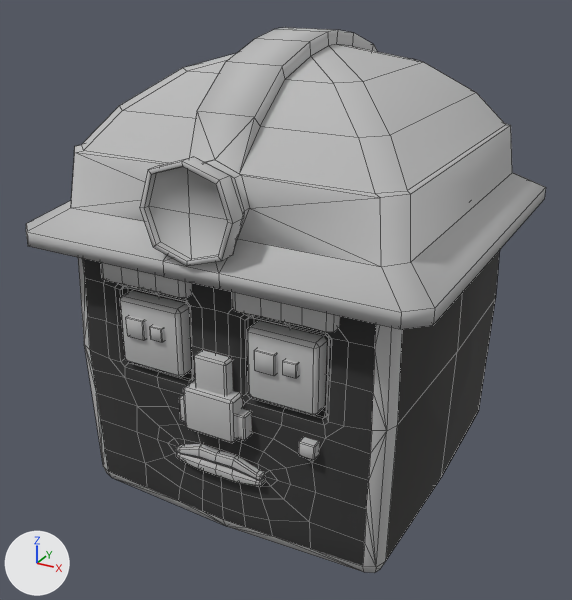
Before and after pictures for a commit that changed the FBX model Assets/- Asset Store/Custom/Characters/Source/NPCs/Granith.fbx.
Camera for both pictures: a 50 mm camera at (0.569, -1.097, 0.573) aimed at (-0.016, -0.034, 0.042). The lights are fixed; the arrows at lower left show +X, +Y and +Z. Mesh edges are drawn as thin lines. Where no turn or scale is listed for an object, it has been applied to the vertices. Vertices at the same position are counted once.

In view in the first picture: 'Granith_Face', 'Granith_Hat1'.
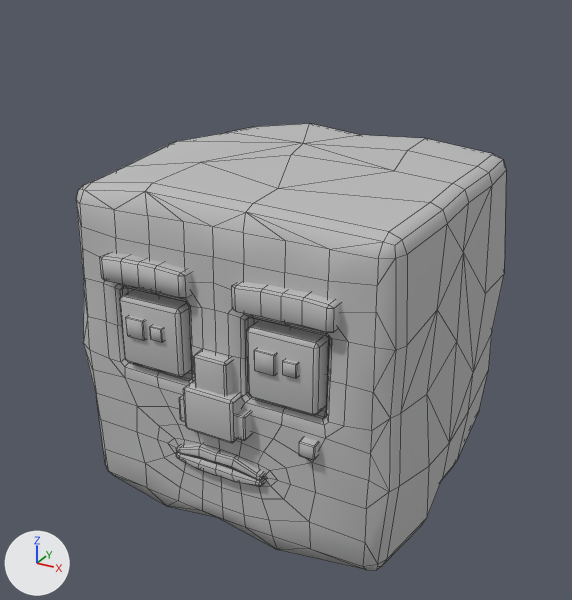
What the commit changed:
me_mesh_020 is used by ob_granith_face; location (0.0, 0.0, 0.0).
me_mesh_020 had 717 vertices, 677 faces and spanned x -0.271..0.271, y -0.295..0.273, z -0.272..0.272.
me_mesh_020 now has 827 vertices, 807 faces and spans x -0.287..0.284, y -0.295..0.292, z -0.295..0.293.
Part 1, on me_mesh_020:
71 vertices are removed from x -0.267..0.271, y -0.267..0.273, z -0.272..0.272.
138 faces are deleted.
20 vertices move from x -0.271..0.267, y -0.267..0.266, z -0.132..0.267 to x -0.269..0.276, y -0.267..0.268, z -0.138..0.274.
181 vertices are added at x -0.287..0.284, y -0.269..0.292, z -0.295..0.293.
268 new faces join them.
me_mesh_020 part 2: 197 faces spanning x -0.269..0.241, y -0.27..0.24, z -0.241..0.24 switch from mat_mat_character to mat_mat_base (its picture is missing).
Object 'Granith_Hat1' (ob_granith_hat1) is deleted.

Boxes [x1, y1, x2, y2] around the edits, measured in the pictures (572 x 600 px):
'Granith_Face', reshaped
    before: [78, 250, 500, 573]
    after: [76, 124, 506, 570]
'Granith_Hat1', deleted
    before: [26, 27, 546, 329]
part 1 of me_mesh_020, built on
    before: [78, 250, 500, 573]
    after: [76, 124, 506, 570]
part 2 of me_mesh_020, recoloured (black to grey)
    both: [83, 259, 376, 566]
